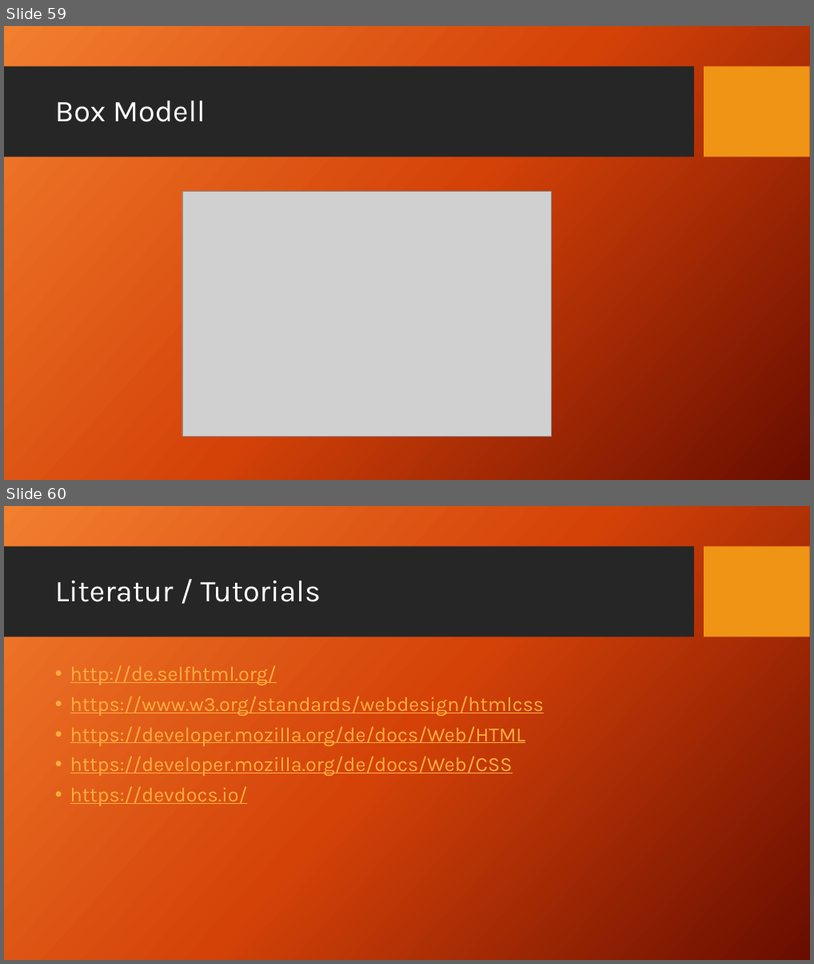
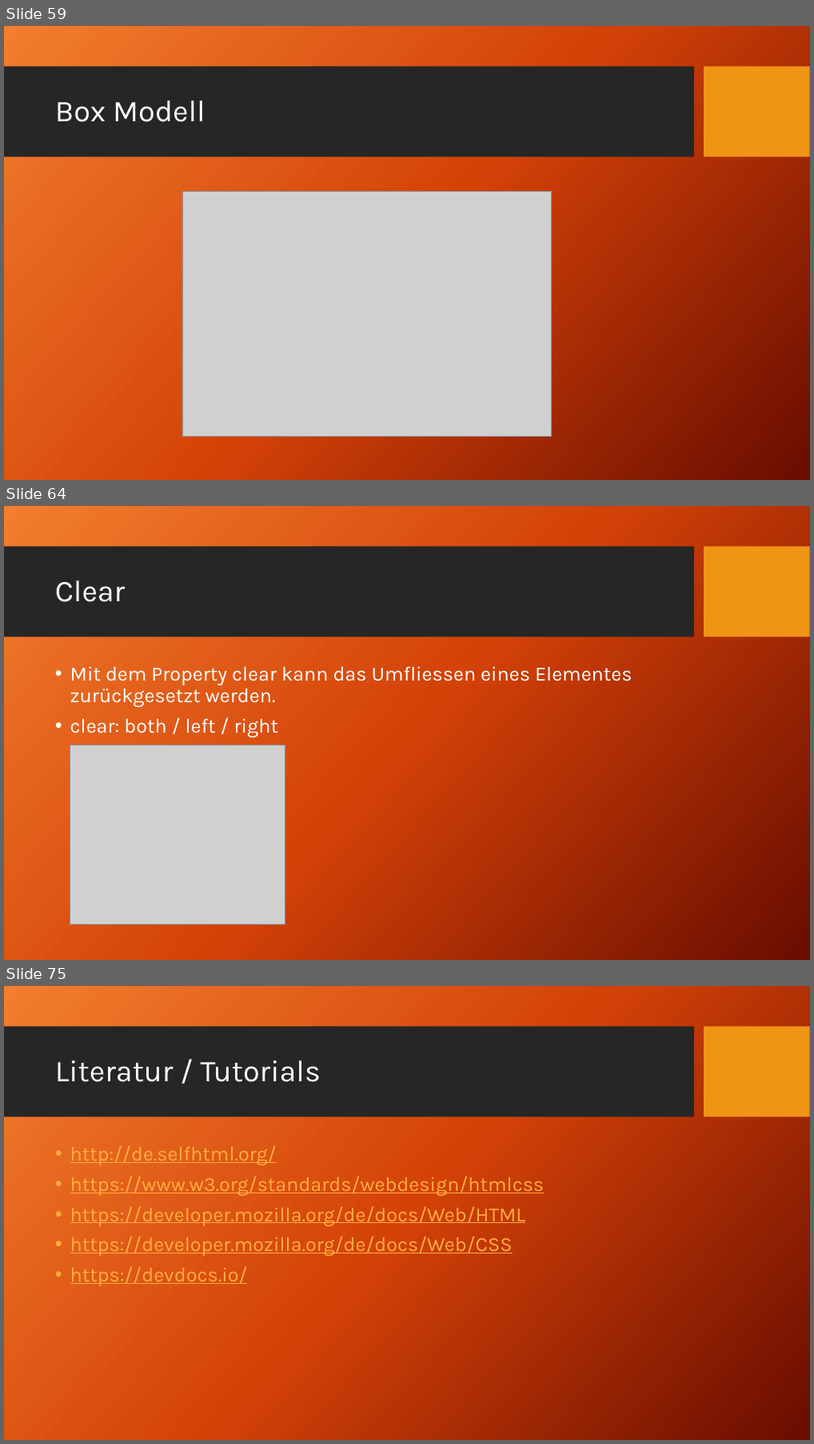
Before and after one commit to TomFrey/htmlCssBasicUebungen, a slide deck: html Schulung.pptx. Shown one above the other, each under a label of ours: slides 59 and 60 before the commit, slides 59, 64 and 75 after it; the slides between them are not shown. The pictures are 814x964 and 814x1444 pixels, drawn with LibreOffice and Linux fonts; fonts in the diff are those of the drawing; grey boxes stand for pictures; background and template pictures are left out. Boxes give left, top, right and bottom in pixels: in the first picture for what was removed or moved away, otherwise in the second. Text is boxed around its words. In the diff, an @@ line names an element or a change of style, - is before the commit and + after.

```diff
--- a/html Schulung.pptx
+++ b/html Schulung.pptx
@@ slide 64 added at (x1=4, y1=506, x2=810, y2=960), background picture (left out); not listed: 2 template elements that a slide beside it also shows @@
@@ title added at (x1=55, y1=580, x2=126, y2=602), 36 pt, text #FFFFFF @@
+Clear
@@ text added at (x1=70, y1=666, x2=633, y2=737), 24 pt, text #FFFFFF @@
+• Mit dem Property clear kann das Umfliessen eines Elementes zurückgesetzt werden.
+• clear: both / left / right
@@ picture added at (x1=70, y1=744, x2=286, y2=924) @@
@@ what was slide 60 is now slide 75 @@
```
Also in this commit, not shown: 14 other slides added.
